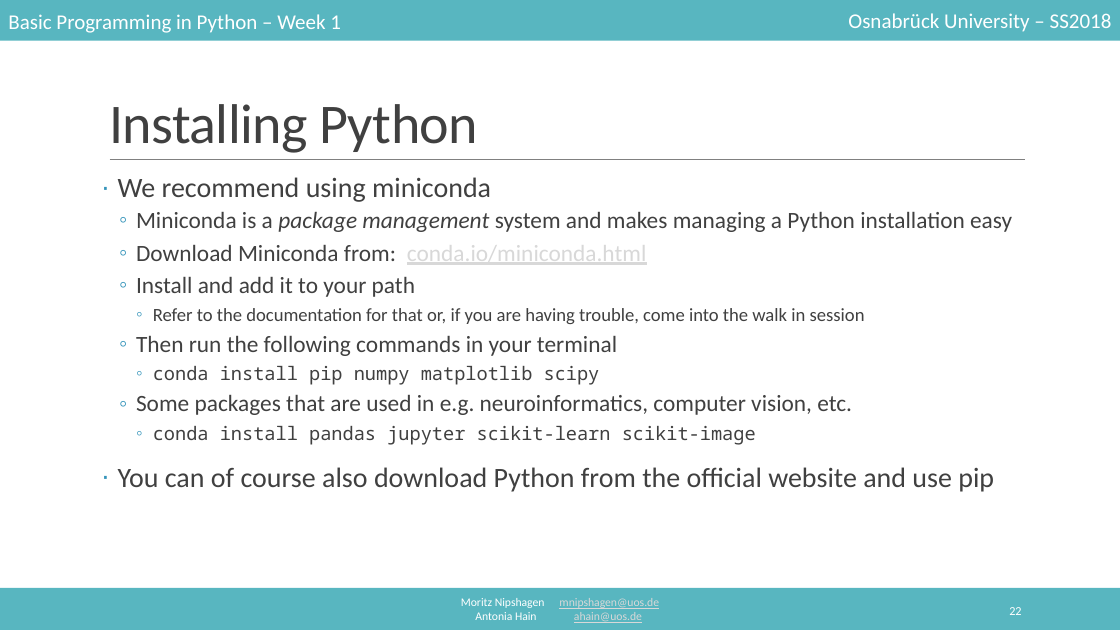
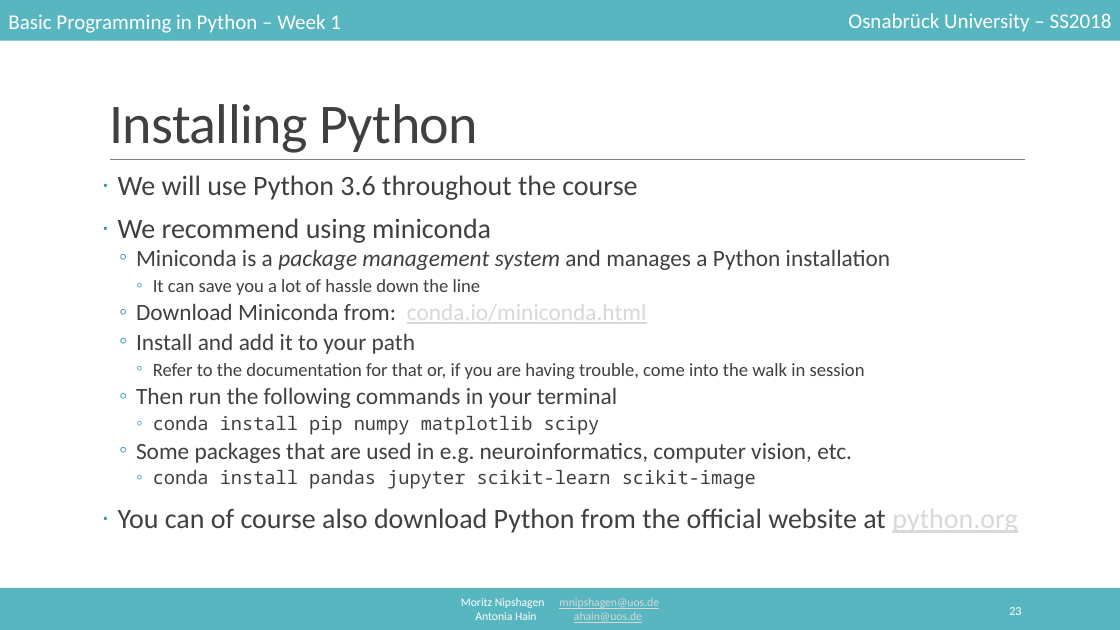
Before and after one commit to mnipshagen/monty, a slide deck: slide 23 of 2018/01/Hello_World.pptx (slide 22 before the commit). Drawn at 1120x630 pixels with LibreOffice and Linux fonts; fonts in the diff are those of the drawing. Boxes give left, top, right and bottom in pixels: in the first picture for what was removed or moved away, otherwise in the second. Text is boxed around its words. In the diff, an @@ line names an element or a change of style, - is before the commit and + after.

```diff
--- a/2018/01/Hello_World.pptx
+++ b/2018/01/Hello_World.pptx
@@ text at (118, 175, 637, 200): paragraph added @@
+· We will use Python 3.6 throughout the course
@@ text at (118, 218, 865, 489): line spacing 0.9 to 0.8 @@
@@ text at (136, 250, 891, 295): text changed @@
-  ◦ Miniconda is a package management system and makes managing a Python installation easy
+  ◦ Miniconda is a package management system and manages a Python installation
+    ◦ It can save you a lot of hassle down the line
@@ text at (118, 502, 1017, 536): text changed @@
-· You can of course also download Python from the official website and use pip
+· You can of course also download Python from the official website at python.org
```
Also in this commit, not shown: 13 other slides changed, 3 slides added, 1 slide removed, 2 other files.
